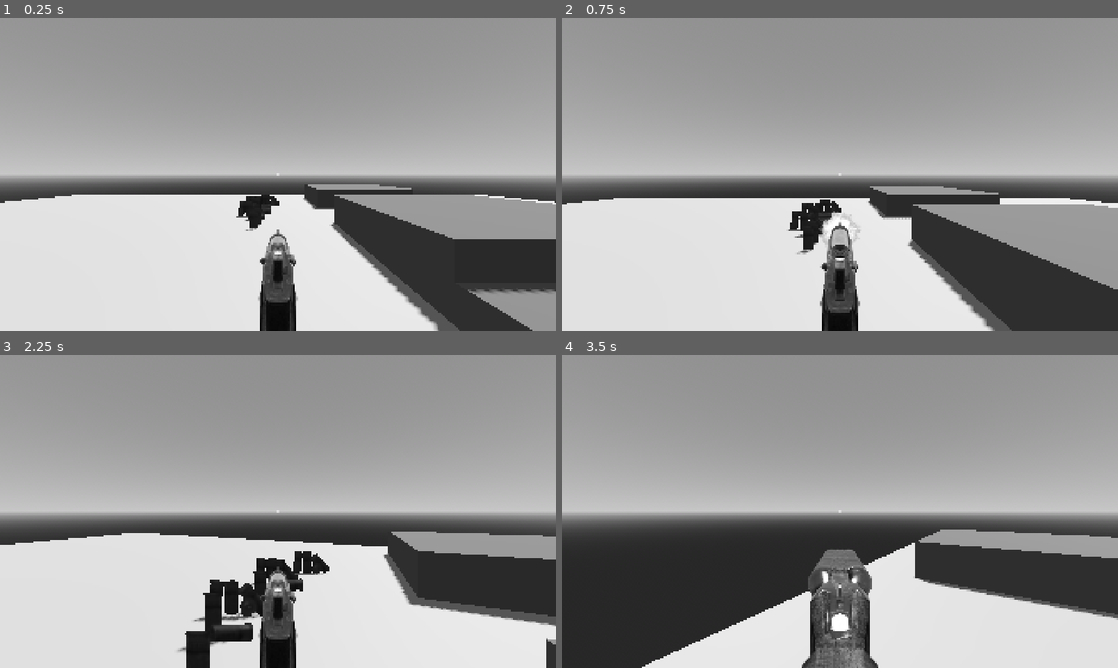
Above: before the commit, frames 1-4 (two rows, left to right).
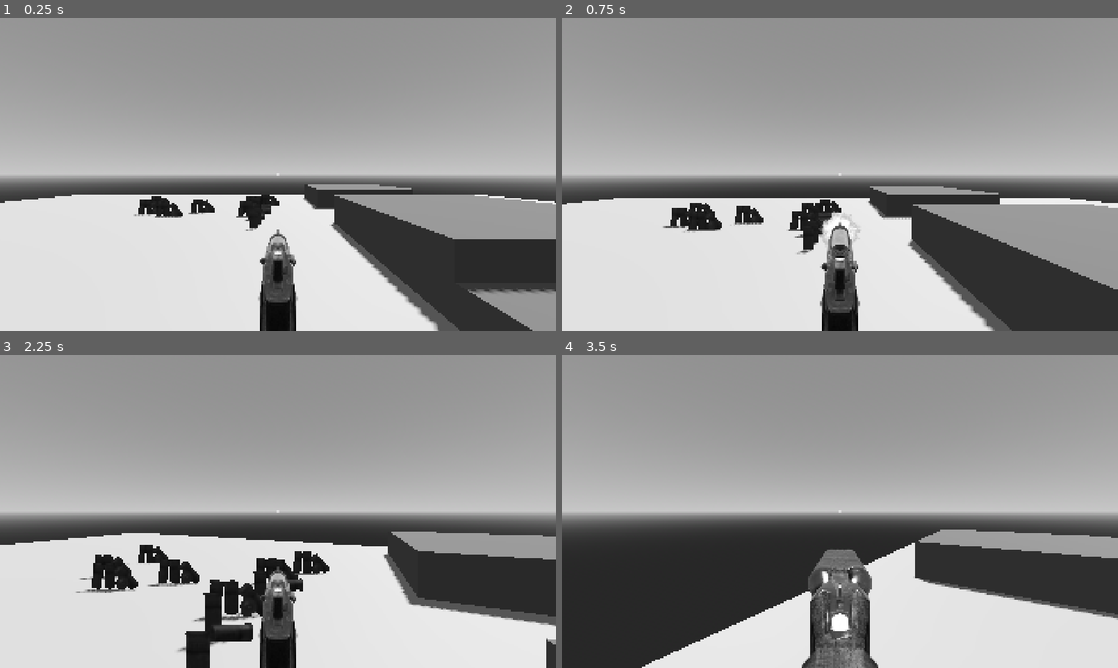
Above: after the commit, the same moments.

Repository: spheroidon/achromatic
Game: Godot game, scene res://scenes/dev_level.tscn
The game is run twice, just before and just after one commit, with the same random seed, the same clock (stepped at 60 frames per second) and the same inputs.
Inputs (mouse positions are in pixels of both pictures, inside the frame that each line leads up to):
- Up to frame 1 (0.25 s): no input
- Up to frame 2 (0.75 s): tap Enter at 0.5 s; move the mouse to (812, 237) at 0.52 s; hold W (move_forwards) from 0.53 s (still down); tap 1 (gun_0) at 0.6 s; click (812, 237) at 0.67 s
- Up to frame 3 (2.25 s): keep holding W (move_forwards); move the mouse to (316, 514) at 1.27 s; tap 2 (gun_1) at 1.35 s; move the mouse to (233, 508) at 2.02 s; tap Mouse wheel up (next_gun) at 2.1 s
- Up to frame 4 (3.5 s): move the mouse to (845, 511) at 2.77 s; release W (move_forwards) at 2.78 s; hold A (move_left) from 2.78 s (still down); tap Mouse wheel down (previous_gun) at 2.85 s

The runs differ from the first frame. In frame 1, 0.5% of the frame differs, in the area x 24-39%, y 56-64%; in frame 2, 0.9%; in frame 3, 1.5%, in the area x 13-36%, y 60-76%; in frame 4, nothing differs.

Commit message:
Ammo pickup sound

Diff:
--- a/objects/character.gd
+++ b/objects/character.gd
@@ -49,6 +49,7 @@
 @onready var stair_handler: CollisionShape3D = $StairHandler
 @onready var shoot_audio: AudioStreamPlayer = $Guns/ShootAudio
 @onready var empty_audio: AudioStreamPlayer = $Guns/EmptyAudio
+@onready var ammo_pickup_audio: AudioStreamPlayer = $Guns/AmmoPickupAudio
 
 func _ready():
 	for ammo_type in AMMO_TYPES:
@@ -152,4 +153,5 @@
 			ammo[ammo_type] = AMMO_TYPES[ammo_type]["max_amount"]
 		else:
 			ammo[ammo_type] += ammo_amount
+		ammo_pickup_audio.play()
 		return true
--- a/objects/player.tscn
+++ b/objects/player.tscn
@@ -2,6 +2,7 @@
 
 [ext_resource type="Script" uid="uid://by6kwjcoa3krm" path="res://objects/character.gd" id="1_ykyjo"]
 [ext_resource type="AudioStream" uid="uid://dvjfff1bwsau0" path="res://assets/gun_empty.ogg" id="2_3rerk"]
+[ext_resource type="AudioStream" uid="uid://gty6wudpbwdg" path="res://assets/ammo/pickup_ammo.ogg" id="2_i825w"]
 [ext_resource type="Texture2D" uid="uid://b0ergn1am1j78" path="res://assets/shotgun/shotgun_shoot_1.png" id="2_nmc1l"]
 [ext_resource type="Script" uid="uid://ly5w11s2rltn" path="res://objects/gun_image.gd" id="3_uxov2"]
 [ext_resource type="SpriteFrames" uid="uid://d107mmirjhjs3" path="res://assets/shotgun/shotgun.tres" id="4_nmc1l"]
@@ -28,6 +29,9 @@
 transform = Transform3D(1, 0, 0, 0, 1, 0, 0, 0, 1, 0, 0.75, 0)
 
 [node name="Guns" type="CanvasLayer" parent="." unique_id=445159018]
+
+[node name="AmmoPickupAudio" type="AudioStreamPlayer" parent="Guns" unique_id=545522133]
+stream = ExtResource("2_i825w")
 
 [node name="EmptyAudio" type="AudioStreamPlayer" parent="Guns" unique_id=2142642023]
 stream = ExtResource("2_3rerk")
--- a/scenes/dev_level.tscn
+++ b/scenes/dev_level.tscn
@@ -105,3 +105,15 @@
 
 [node name="AmmoShells8" parent="." unique_id=1519720793 instance=ExtResource("4_57vqv")]
 transform = Transform3D(1, 0, 0, 0, 1, 0, 0, 0, 1, -1.2720985, 0.81449974, -8.654583)
+
+[node name="AmmoShells9" parent="." unique_id=133768270 instance=ExtResource("4_57vqv")]
+transform = Transform3D(1, 0, 0, 0, 1, 0, 0, 0, 1, -4.651315, 0.81450045, -8.587394)
+
+[node name="AmmoShells10" parent="." unique_id=1175138038 instance=ExtResource("4_57vqv")]
+transform = Transform3D(1, 0, 0, 0, 1, 0, 0, 0, 1, -6.233209, 0.81450045, -10.7323265)
+
+[node name="AmmoShells11" parent="." unique_id=1819792782 instance=ExtResource("4_57vqv")]
+transform = Transform3D(1, 0, 0, 0, 1, 0, 0, 0, 1, -5.738972, 0.8145, -9.138639)
+
+[node name="AmmoShells12" parent="." unique_id=1317048180 instance=ExtResource("4_57vqv")]
+transform = Transform3D(1, 0, 0, 0, 1, 0, 0, 0, 1, -3.570905, 0.8144995, -9.4678135)
Not shown, added: assets/ammo/pickup_ammo.ogg.import
Not shown, added: assets/ammo/pickup_ammo.ogg
